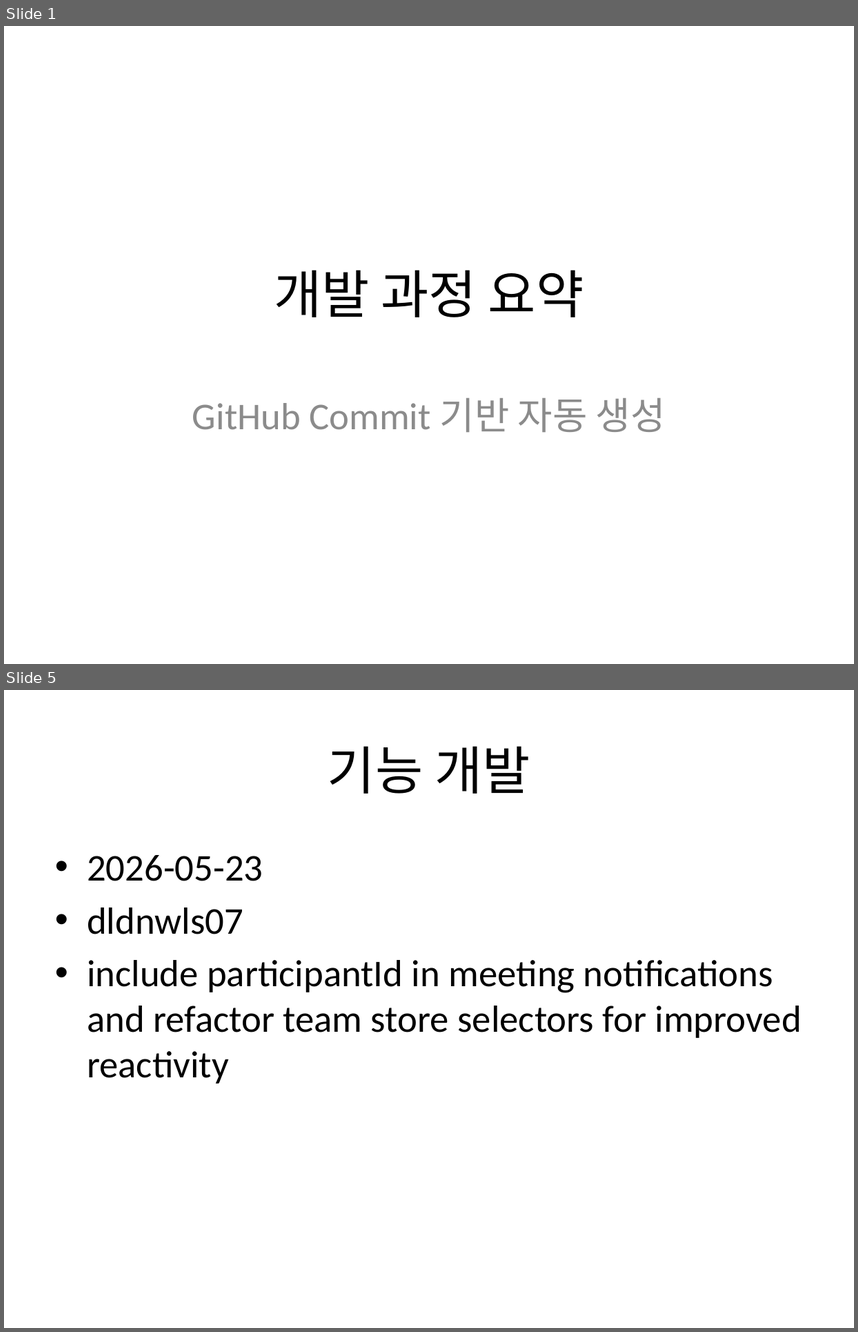
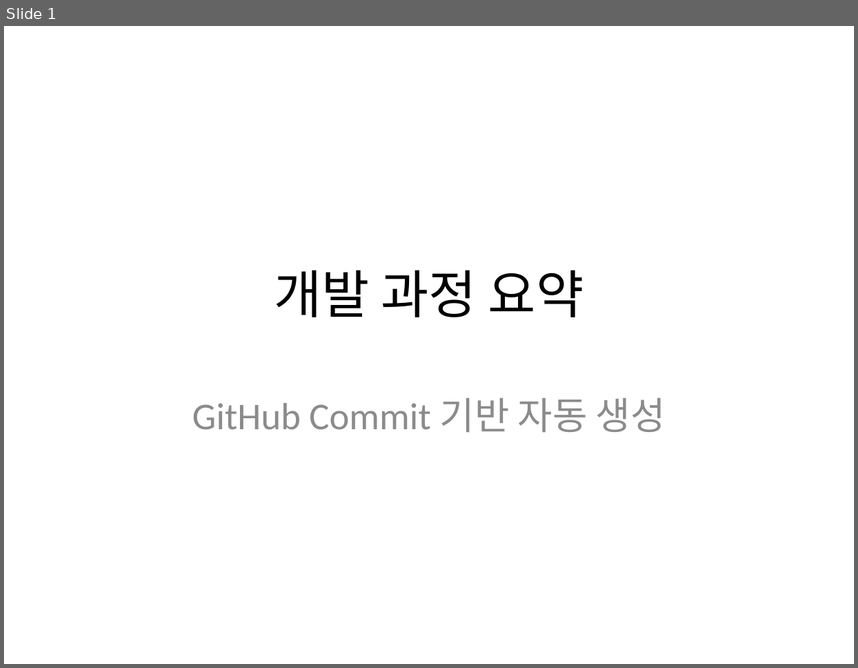
Before and after one commit to Jongwoo0101/worksight-commit-bot, a slide deck: data/commit_report.pptx. Shown one above the other, each under a label of ours: slides 1 and 5 before the commit, slide 1 after it; the slides between them are not shown. The pictures are 858x1332 and 858x668 pixels, drawn with LibreOffice and Linux fonts; fonts in the diff are those of the drawing. Boxes give left, top, right and bottom in pixels: in the first picture for what was removed or moved away, otherwise in the second. Text is boxed around its words. In the diff, an @@ line names an element or a change of style, - is before the commit and + after.

```diff
--- a/data/commit_report.pptx
+++ b/data/commit_report.pptx
@@ slide 5 removed at [4,690,854,1328], background #FFFFFF @@
@@ title removed at [328,746,530,793] @@
-기능 개발
@@ text removed at [87,855,802,1083] @@
-• 2026-05-23
-• dldnwls07
-• include participantId in meeting notifications and refactor team store selectors for improved reactivity
```
Also in this commit, not shown: 3 slides changed, 8 other slides removed, 2 other files.
